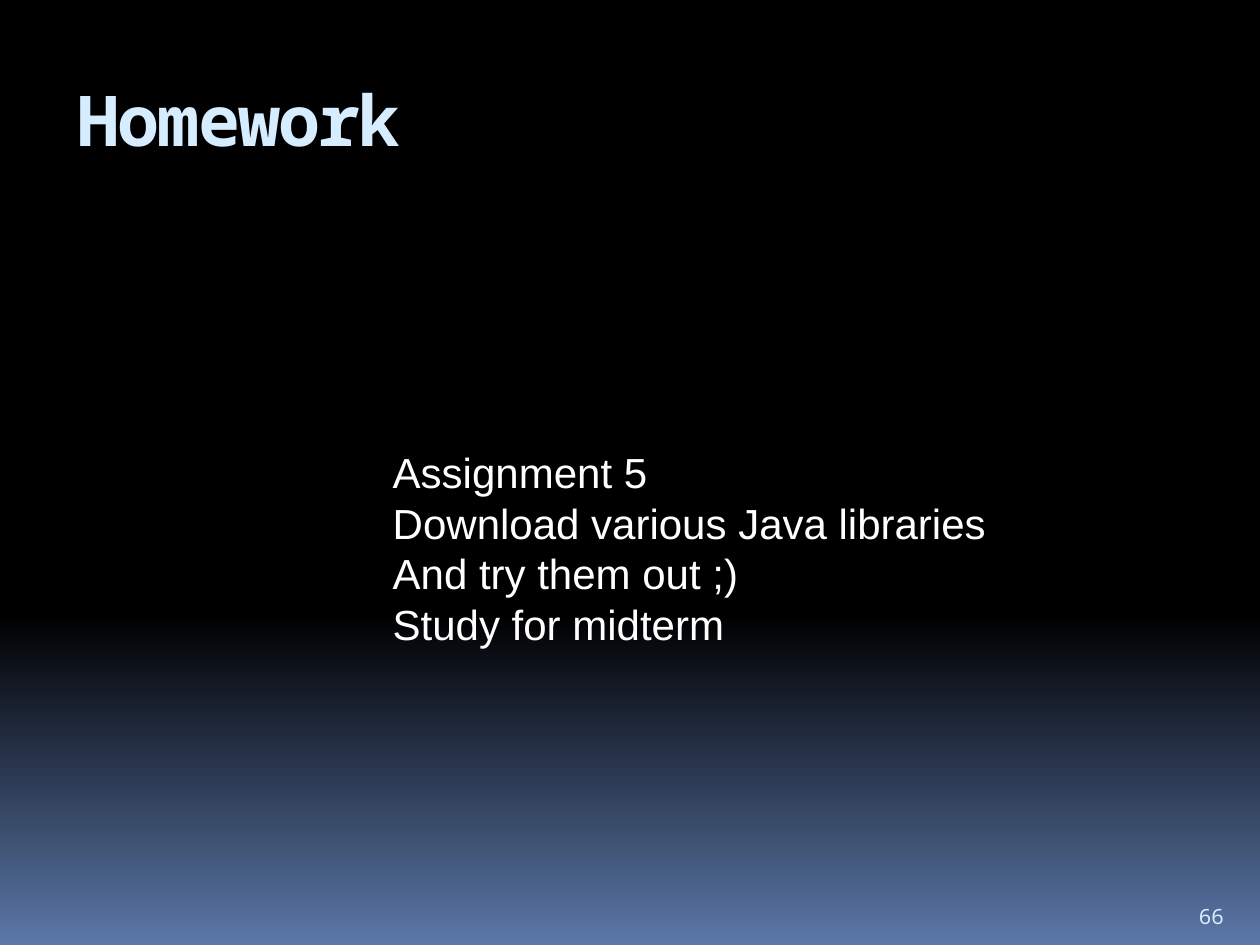
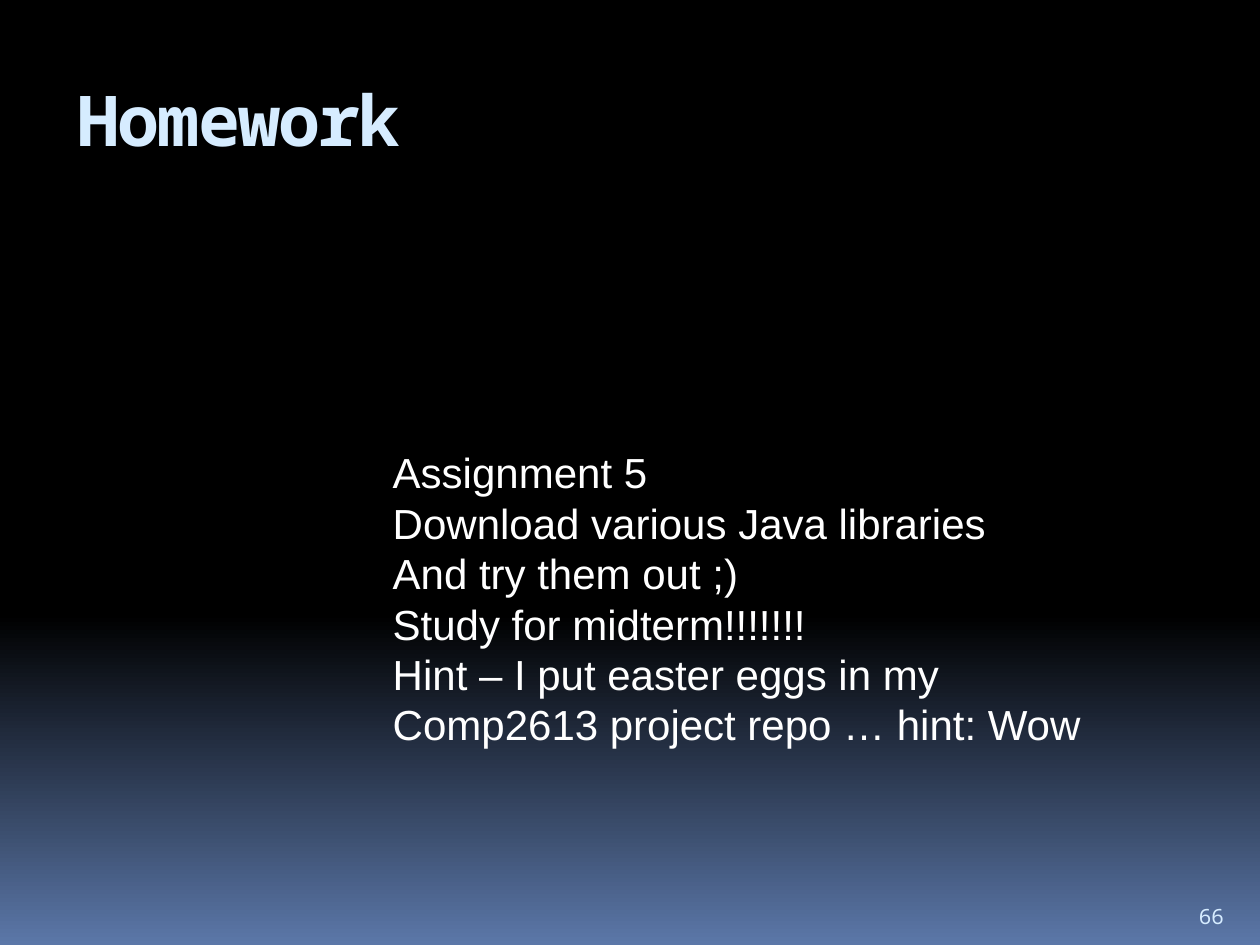
Before and after one commit to hchan/comp2613, a slide deck: slide 66 of coursePresentation.pptx. Drawn at 1260x945 pixels with LibreOffice and Linux fonts; fonts in the diff are those of the drawing. Boxes give left, top, right and bottom in pixels: in the first picture for what was removed or moved away, otherwise in the second. Text is boxed around its words. In the diff, an @@ line names an element or a change of style, - is before the commit and + after.

```diff
--- a/coursePresentation.pptx
+++ b/coursePresentation.pptx
@@ text at (x1=393, y1=609, x2=1081, y2=749): text changed @@
-Study for midterm
+Study for midterm!!!!!!!
+Hint – I put easter eggs in my
+Comp2613 project repo … hint: Wow
```
Also in this commit, not shown: 1 other slide changed, 1 other file.
